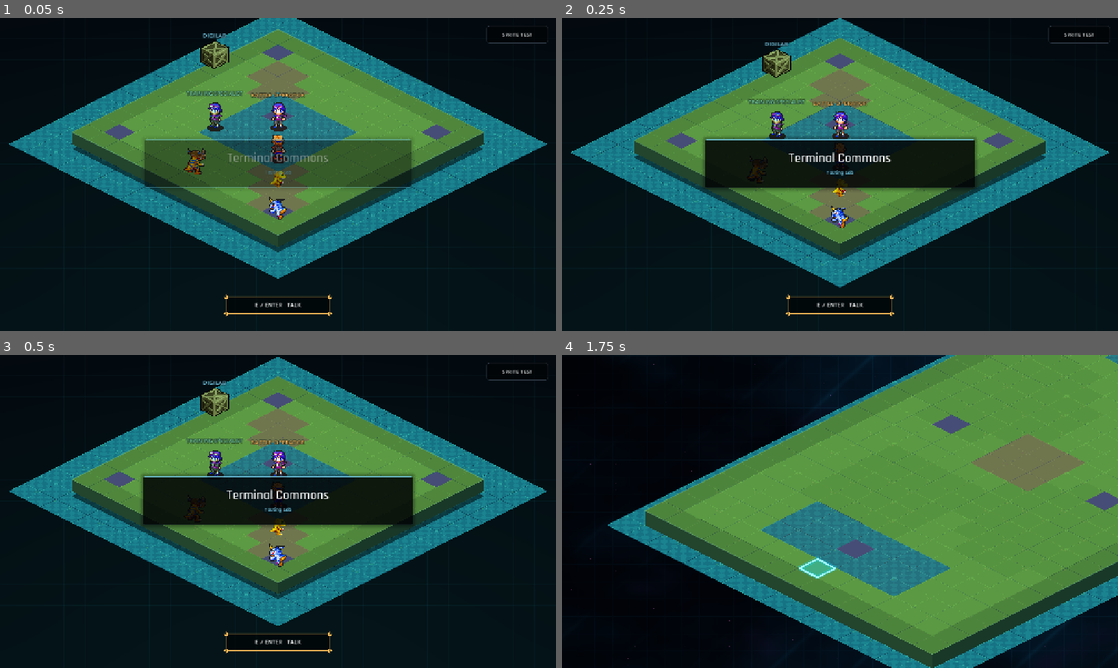
Above: before the commit, frames 1-4 (two rows, left to right).
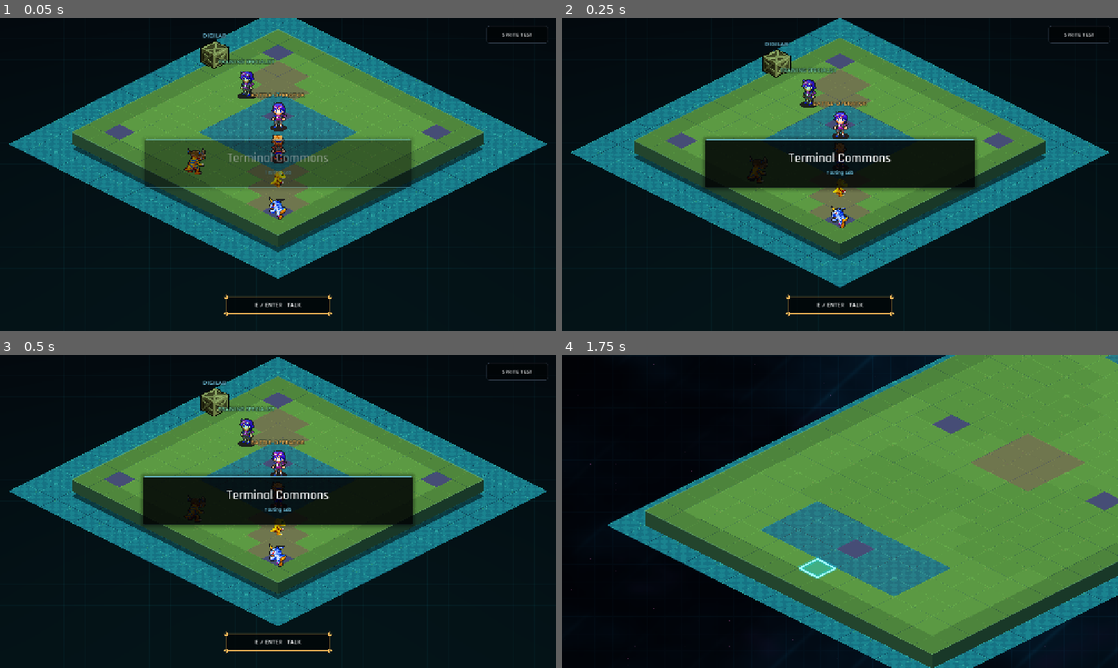
Above: after the commit, the same moments.

Repository: EwertonMendes/DigiGame
Game: Godot game, scene res://scenes/world/hub.tscn
The game is run twice, just before and just after one commit, with the same random seed, the same clock (stepped at 60 frames per second) and the same inputs.
Inputs (mouse positions are in pixels of both pictures, inside the frame that each line leads up to):
- Up to frame 1 (0.05 s): no input
- Up to frame 2 (0.25 s): no input
- Up to frame 3 (0.5 s): no input
- Up to frame 4 (1.75 s): tap Enter (ui_accept) at 0.5, 0.77 s; move the mouse to (962, 495) at 0.52 s; hold Right (ui_right) 0.53-1.25 s; tap Mouse wheel down (wheel_down) at 0.6 s; click (962, 495) at 0.67 s; drag from (728, 527) to (812, 574) at 1.27 s

The runs differ from the first frame. In frame 1, 0.7% of the frame differs, in the area x 33-50%, y 13-37%; in frame 2, 0.7%, in the area x 33-50%, y 16-39%; in frame 3, 0.7%; in frame 4, nothing differs.

Commit message:
refactor(hub): separate Training Specialist from DigiLab

Diff:
--- a/src/world/HubTrainingGameplay.gd
+++ b/src/world/HubTrainingGameplay.gd
@@ -31,7 +31,9 @@
 	_trainer = TrainerActorScript.new() as HubActor
 	_trainer.name = "TrainingSpecialist"
 	_trainer.configure(TRAINER_TEXTURE, false, self, "southwest")
-	_trainer.position = _grid_to_world(Vector2(-2, 2))
+	# Keep the specialist in the same upper-left service zone as DigiLab, while
+	# leaving enough world-space separation for both labels to read cleanly.
+	_trainer.position = _grid_to_world(Vector2(-3, -1))
 	actors.add_child(_trainer)
 	_blockers.append({"position": _trainer.position, "radius": 28.0})
 	var sprite := _trainer.get_node_or_null("CharacterSprite") as Sprite2D
